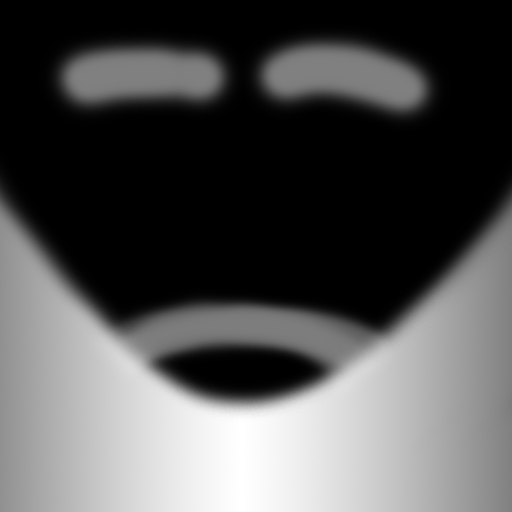
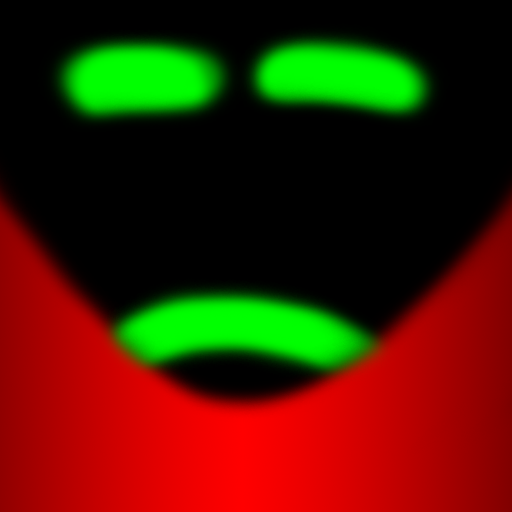
Layers edited between the first and the second 512×512 image:
added group "small" with 1 layers above "normal" over [37, 28, 450, 389]
"Layer 4": opacity 50% → 100%, moved it into group "small", painted on it over [37, 28, 451, 389]
removed layer "Layer 3" (was 50%) over [81, 287, 405, 405]
added group "normal" with 1 layers above "Layer 1" over [0, 160, 512, 512]
moved "Layer 2" into group "normal" over [0, 160, 512, 512]
